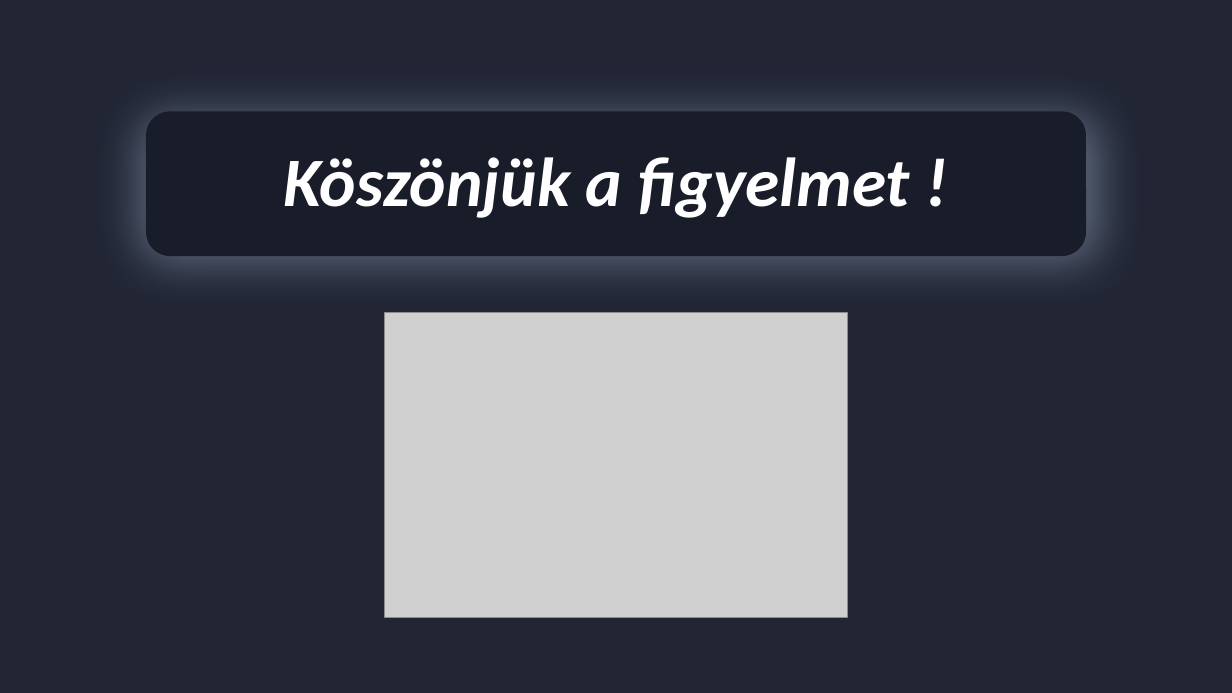
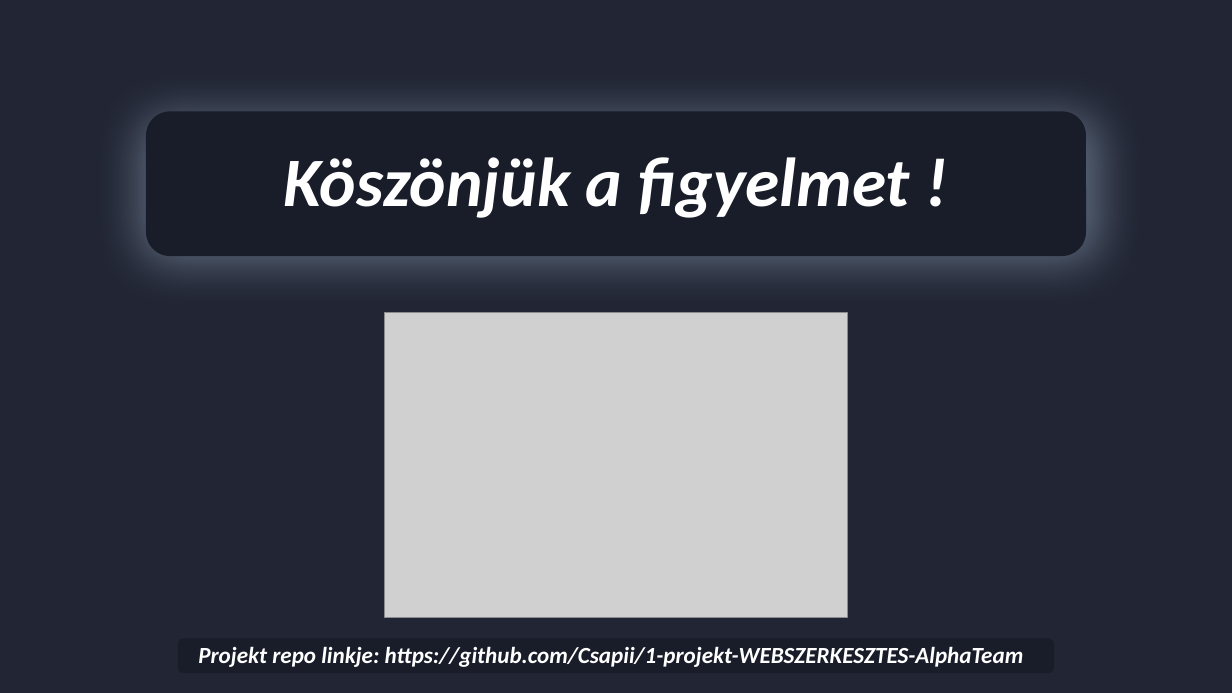
Before and after one commit to Csapii/1-projekt-WEBSZERKESZTES-AlphaTeam, a slide deck: slide 7 of projekt1_bemutato.pptx. Drawn at 1232x693 pixels with LibreOffice and Linux fonts; fonts in the diff are those of the drawing; grey boxes stand for pictures. Boxes give left, top, right and bottom in pixels: in the first picture for what was removed or moved away, otherwise in the second. Text is boxed around its words. In the diff, an @@ line names an element or a change of style, - is before the commit and + after.

```diff
--- a/projekt1_bemutato.pptx
+++ b/projekt1_bemutato.pptx
@@ rounded rectangle added at (x1=177, y1=639, x2=1054, y2=674), fill #191C29 @@
@@ text added at (x1=198, y1=646, x2=1024, y2=667), 18 pt, text #FFFFFF, bold, italic @@
+Projekt repo linkje: https://github.com/Csapii/1-projekt-WEBSZERKESZTES-AlphaTeam
```
Also in this commit, not shown: 2 other slides changed.
